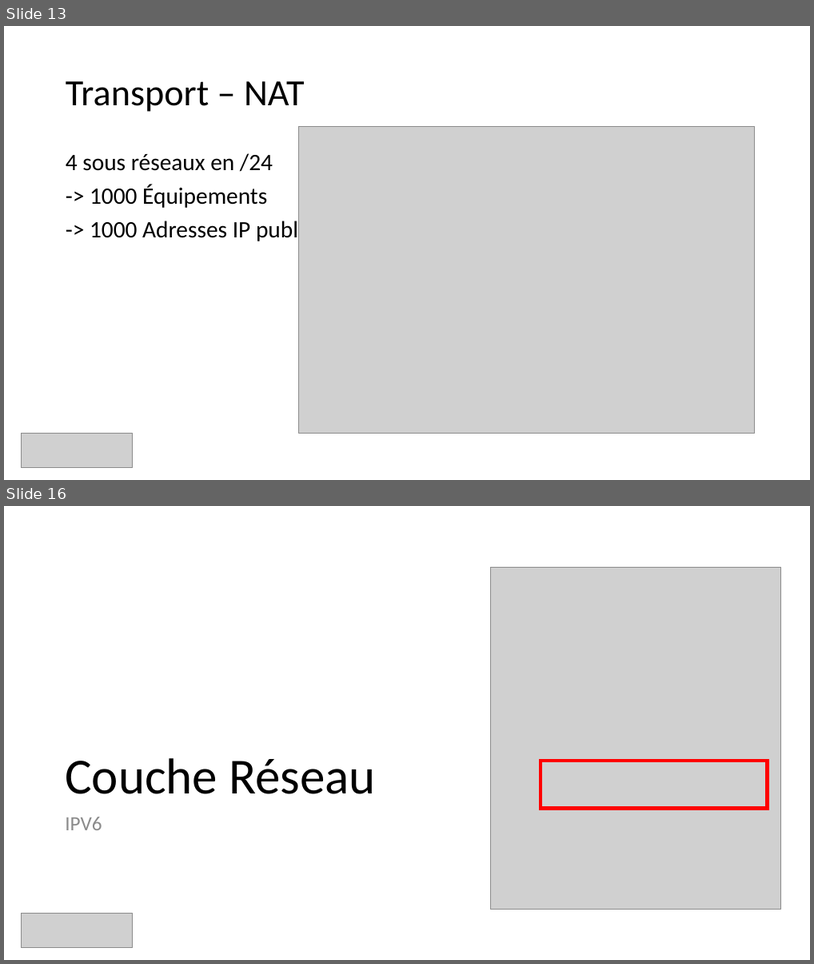
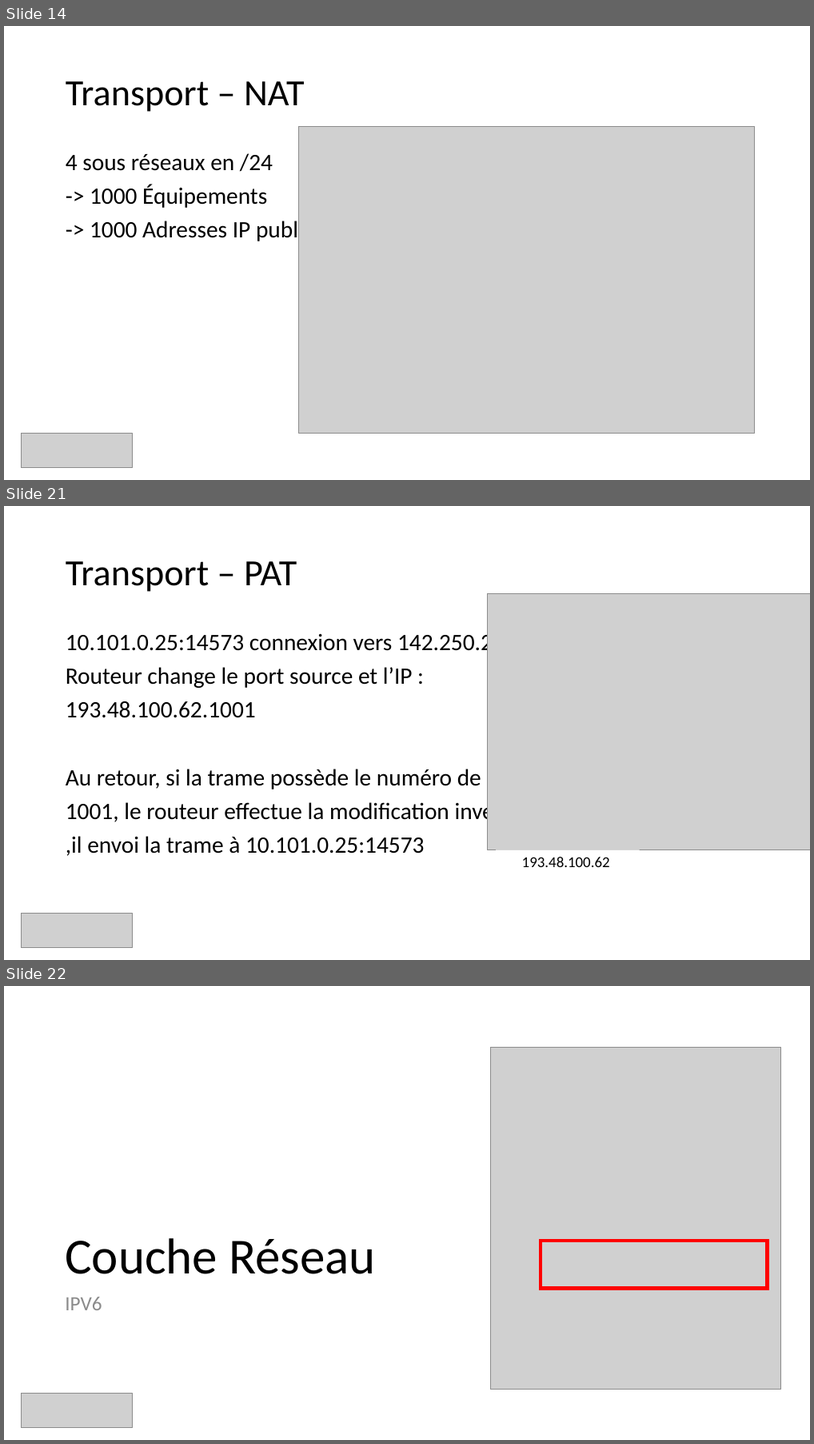
Before and after one commit to guillaume-rico/reseaux_informatiques, a slide deck: 01_CM/CM3 Réseaux Informatiques.pptx. Shown one above the other, each under a label of ours: slides 13 and 16 before the commit, slides 14, 21 and 22 after it; the slides between them are not shown. The pictures are 814x964 and 814x1444 pixels, drawn with LibreOffice and Linux fonts; fonts in the diff are those of the drawing; grey boxes stand for pictures. Boxes give left, top, right and bottom in pixels: in the first picture for what was removed or moved away, otherwise in the second. Text is boxed around its words. In the diff, an @@ line names an element or a change of style, - is before the commit and + after.

```diff
--- a/01_CM/CM3 Réseaux Informatiques.pptx
+++ b/01_CM/CM3 Réseaux Informatiques.pptx
@@ slide 21 added at [4,506,810,960], background #FFFFFF @@
@@ title added at [66,561,297,592], 44 pt, text #000000 @@
+Transport – PAT
@@ picture added at [487,594,810,850] @@
@@ text added at [66,630,588,856], 28 pt, text #000000 @@
+10.101.0.25:14573 connexion vers 142.250.200.227:80
+Routeur change le port source et l’IP :
+193.48.100.62.1001
+Au retour, si la trame possède le numéro de port
+1001, le routeur effectue la modification inverse
+,il envoi la trame à 10.101.0.25:14573
@@ rectangle added at [497,850,640,873], fill #FFFFFF, 18 pt, text #000000 @@
+193.48.100.62
@@ picture added at [21,913,132,948] @@
@@ rectangle added at [466,897,519,930], fill #FFFFFF @@
@@ rectangle added at [354,915,492,948], fill #FFFFFF @@
@@ what was slide 13 is now slide 14 @@
@@ what was slide 16 is now slide 22 @@
```
Also in this commit, not shown: 11 slides changed, 7 other slides added, 1 slide removed, 5 other files.
